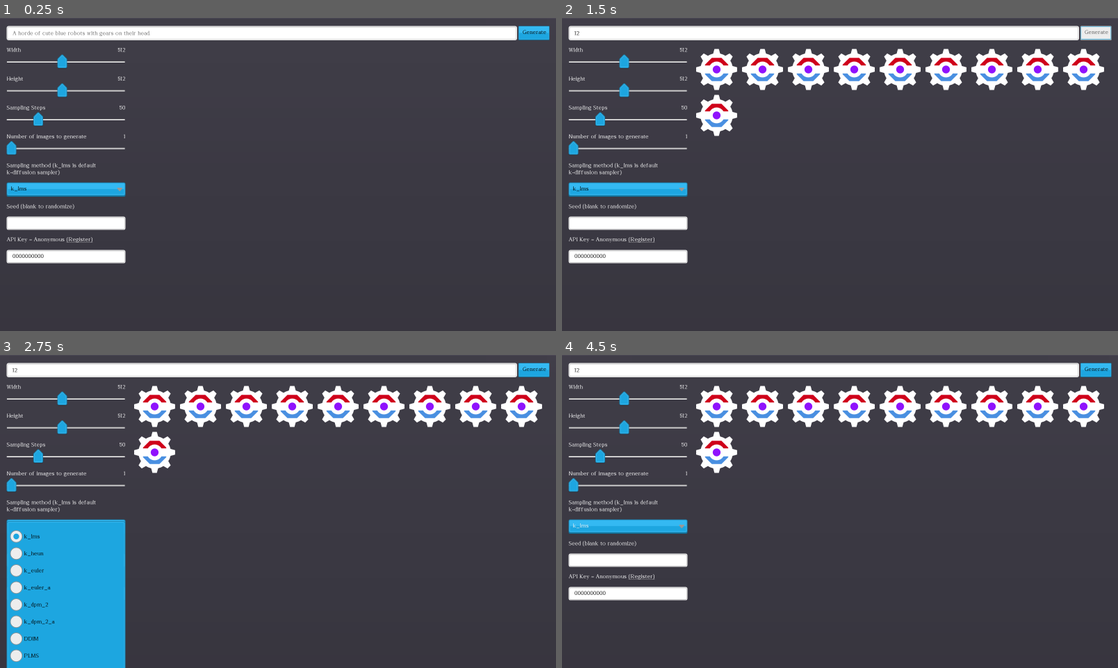
Above: before the commit, frames 1-4 (two rows, left to right).
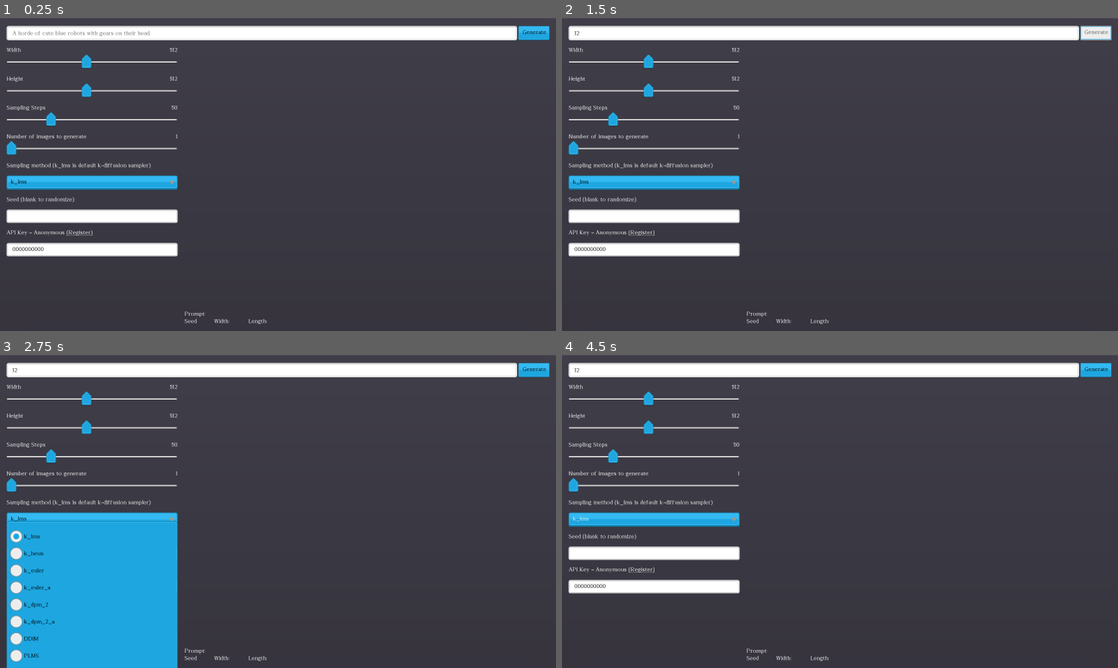
Above: after the commit, the same moments.

Repository: Haidra-Org/Lucid-Creations
Game: Godot game, scene res://StableHordeClient.tscn
Same seed, same stepped clock (60 frames per second), same inputs: the game is played once before the commit and once after it.
Inputs (mouse positions are in pixels of both pictures, inside the frame that each line leads up to):
- Up to frame 1 (0.25 s): no input
- Up to frame 2 (1.5 s): click (823, 33) at 0.52 s; type "12" at 0.6 s; click "Generate" at 1.25 s
- Up to frame 3 (2.75 s): click "k_lms" at 2 s
- Up to frame 4 (4.5 s): click "Generate" at 2.75 s; click "k_lms" at 3.5 s; click "Generate" at 4.25 s

The runs differ from the first frame. In frame 1, 6.0% of the frame differs, in the area x 1-48%, y 9-98%; in frame 2, 12%; in frame 3, 12%, in the area x 1-98%, y 9-100%; in frame 4, 12%.
Error after the commit: Invalid operands 'String' and 'Nil' in operator '+'. (res://addons/stable_horde_client/stable_horde_client.gd:80)

Commit message:
large preview

Diff:
--- /dev/null
+++ b/GridTextureRect.gd
@@ -0,0 +1,34 @@
+class_name GridTextureRect
+extends TextureRect
+
+signal left_mouse_mouse_clicked
+signal right_mouse_mouse_clicked
+onready var highlight := $"%Highlight"
+
+func _init():
+	rect_min_size = Vector2(128,128)
+	expand = true
+	stretch_mode = TextureRect.STRETCH_KEEP_ASPECT_CENTERED
+
+func _ready():
+	# warning-ignore:return_value_discarded
+	connect("gui_input",self, "_on_gui_input")
+
+func clear_highlight() -> void:
+	highlight.hide()
+
+func _on_gui_input(event) -> void:
+	if event is InputEventMouseButton and event.is_pressed():
+		if event.get_button_index() == 1:
+			emit_signal("left_mouse_mouse_clicked")
+			if not highlight.visible:
+				highlight.show()
+			else:
+				clear_highlight()
+		if event.get_button_index() == 2:
+			clear_highlight()
+			emit_signal("right_mouse_mouse_clicked")
+
+func is_highlighted() -> bool:
+	print_debug(highlight.visible)
+	return(highlight.visible)
--- /dev/null
+++ b/GridTextureRect.tscn
@@ -0,0 +1,26 @@
+[gd_scene load_steps=3 format=2]
+
+[ext_resource path="res://GridTextureRect.gd" type="Script" id=1]
+
+[sub_resource type="StyleBoxFlat" id=1]
+draw_center = false
+border_width_left = 4
+border_width_top = 4
+border_width_right = 4
+border_width_bottom = 4
+border_color = Color( 1, 0.717647, 0, 1 )
+
+[node name="GridTextureRect" type="TextureRect"]
+margin_left = 2.0
+margin_top = 2.0
+margin_right = 1598.0
+margin_bottom = 898.0
+script = ExtResource( 1 )
+
+[node name="Highlight" type="PanelContainer" parent="."]
+unique_name_in_owner = true
+visible = false
+anchor_right = 1.0
+anchor_bottom = 1.0
+mouse_filter = 2
+custom_styles/panel = SubResource( 1 )
--- a/StableHordeClient.gd
+++ b/StableHordeClient.gd
@@ -1,5 +1,6 @@
 extends TabContainer
 
+const GRID_TEXTURE_RECT = preload("res://GridTextureRect.tscn")
 onready var stable_horde_client := $"%StableHordeClient"
 onready var grid := $"%Grid"
 onready var line_edit := $"%PromptLine"
@@ -14,16 +15,25 @@
 onready var api_key := $"%APIKey"
 onready var api_key_label := $"%APIKeyLabel"
 onready var grid_scroll = $"%GridScroll"
+onready var display_focus = $"%DisplayFocus"
+onready var image_seed = $"%ImageSeed"
+onready var image_width = $"%ImageWidth"
+onready var image_length = $"%ImageLength"
+onready var image_prompt = $"%ImagePrompt"
+onready var image_info = $"%ImageInfo"
 
+var grid_textures_size := 128
 
 func _ready():
+	# warning-ignore:return_value_discarded
 	stable_horde_client.connect("images_generated",self, "_on_images_generated")
+	# warning-ignore:return_value_discarded
 	generate_button.connect("pressed",self,"_on_GenerateButton_pressed")
 	if globals.config.has_section("Parameters"):
 		for key in globals.config.get_section_keys("Parameters"):
 			# Fetch the data for each section.
 			stable_horde_client.set(key, globals.config.get_value("Parameters", key))
-		stable_horde_client.set("sampler_method", globals.config.get_value("Parameters", "sampler_method"))
+		stable_horde_client.set("sampler_name", globals.config.get_value("Parameters", "sampler_name"))
 	for slider_config in [width,height,config_slider,amount]:
 		slider_config.set_value(stable_horde_client.get(slider_config.config_setting))
 	var sampler_method_id = stable_horde_client.get_sampler_method_id()
@@ -35,8 +45,8 @@
 	_on_viewport_resized()
 
 func _on_GenerateButton_pressed():
-	_on_images_generated(_get_test_images())
-	return
+#	_on_images_generated(_get_test_images())
+#	return
 	for slider_config in [width,height,config_slider,amount]:
 		stable_horde_client.set(slider_config.config_setting, slider_config.h_slider.value)
 		globals.set_setting(slider_config.config_setting, slider_config.h_slider.value)
@@ -46,25 +56,44 @@
 	stable_horde_client.set("api_key", api_key.text)
 	globals.set_setting("api_key", api_key.text)
 	stable_horde_client.generate(line_edit.text)
+	close_focus()
 	for child in grid.get_children():
 		child.queue_free()
 
 func _on_images_generated(textures_list):
 	for texture in textures_list:
-		var tr = TextureRect.new()
-		tr.rect_min_size = Vector2(128,128)
-		tr.expand = true
-		tr.stretch_mode = TextureRect.STRETCH_KEEP_ASPECT_CENTERED
+		var tr := GRID_TEXTURE_RECT.instance()
 		tr.texture = texture
+		# warning-ignore:return_value_discarded
+		tr.connect("left_mouse_mouse_clicked", self, "_on_grid_texture_left_clicked", [tr])
+#		tr.connect("right_mouse_mouse_clicked", self, "_on_grid_texture_right_clicked", [tr])
 		grid.add_child(tr)
 
 func _on_viewport_resized() -> void:
+	if not display_focus.visible:
+		_sets_size_without_display_focus()
+	else:
+		_sets_size_with_display_focus()
+
+
+func _sets_size_without_display_focus() -> void:
+	grid_scroll.size_flags_vertical = SIZE_EXPAND_FILL
 	grid_scroll.rect_min_size.x = (get_viewport().size.x - 200) * 0.75
-	grid_scroll.rect_min_size.y = get_viewport().size.y - 20
-#	var grid_min_size = get_grid_min_size()
-#	for tr in grid.get_children():
-#		tr.rect_min_size = grid_min_size
-#		tr.rect_size = grid_min_size
+	grid_scroll.rect_size.x = grid_scroll.rect_min_size.x
+#	grid_scroll.rect_min_size.y = get_viewport().size.y - image_info.rect_size.y - 100
+	grid_scroll.rect_min_size.y = 0
+	for tr in grid.get_children():
+		tr.rect_min_size = Vector2(128,128)
+	grid.columns = int(grid_scroll.rect_min_size.x / 128)
+
+func _sets_size_with_display_focus() -> void:
+	grid_scroll.size_flags_vertical = SIZE_FILL
+	grid_scroll.rect_min_size.x = (get_viewport().size.x - 200) * 0.75
+	grid_scroll.rect_size.x = grid_scroll.rect_min_size.x
+	grid_scroll.rect_min_size.y = 64
+	for tr in grid.get_children():
+		tr.rect_min_size = Vector2(64,64)
+	grid.columns = int(grid_scroll.rect_min_size.x / 64)
 
 func get_grid_min_size() -> Vector2:
 	var tr_min_size = Vector2(stable_horde_client.width,stable_horde_client.height)
@@ -78,6 +107,7 @@
 func _on_APIKeyLabel_meta_clicked(meta):
 	match meta:
 		"register":
+			# warning-ignore:return_value_discarded
 			OS.shell_open("https://stablehorde.net/register")
 		"anonymous":
 			api_key.text = "0000000000"
@@ -90,12 +120,41 @@
 	else:
 		api_key_label.bbcode_text = "API Key [url=anonymous](Anonymize?)[/url]"
 
-func _get_test_images(amount = 10) -> Array:
+func _get_test_images(n = 10) -> Array:
 	var test_array := []
-	for iter in range(amount):
+	for iter in range(n):
 		var new_seed = str(rand_seed(iter)[0])
 		var new_texture := AIImageTexture.new('Test', new_seed, 'Test', 0)
 		var tex := preload("res://icon.png")
 		new_texture.create_from_image(tex.get_data())
 		test_array.append(new_texture)
 	return(test_array)
+
+func focus_on_image(imagetex: AIImageTexture) -> void:
+	_sets_size_with_display_focus()
+	display_focus.texture = imagetex
+	display_focus.show()
+	_fill_in_details(imagetex)
+
+func close_focus() -> void:
+	_sets_size_without_display_focus()
+	display_focus.hide()
+
+func _on_grid_texture_left_clicked(tr: GridTextureRect) -> void:
+	if tr.is_highlighted():
+		close_focus()
+		return
+	focus_on_image(tr.texture)
+	clear_all_highlights_except(tr)
+
+func clear_all_highlights_except(exception:GridTextureRect = null) -> void:
+	for tr in grid.get_children():
+		if tr != exception:
+			tr.clear_highlight()
+			print(tr)
+
+func _fill_in_details(imagetex: AIImageTexture) -> void:
+	image_prompt.text = "Prompt: " + imagetex.prompt
+	image_seed.text = "Seed: " + imagetex.gen_seed
+	image_width.text = "Width: " + str(imagetex.get_width())
+	image_length.text = "Height: " + str(imagetex.get_height())
--- a/StableHordeClient.tscn
+++ b/StableHordeClient.tscn
@@ -143,44 +143,61 @@
 margin_left = 362.0
 margin_right = 1562.0
 margin_bottom = 797.0
-rect_min_size = Vector2( 1200, 0 )
+
+[node name="DisplayFocus" type="TextureRect" parent="MC/VBoxContainer/MainArea/Display"]
+unique_name_in_owner = true
+visible = false
+margin_right = 1200.0
+margin_bottom = 151.0
+size_flags_vertical = 3
+expand = true
+stretch_mode = 4
 
 [node name="GridScroll" type="ScrollContainer" parent="MC/VBoxContainer/MainArea/Display"]
 unique_name_in_owner = true
 margin_right = 1200.0
+margin_bottom = 755.0
+rect_min_size = Vector2( 1200, 600 )
+size_flags_vertical = 3
 
 [node name="Grid" type="GridContainer" parent="MC/VBoxContainer/MainArea/Display/GridScroll"]
 unique_name_in_owner = true
 margin_right = 1200.0
+margin_bottom = 755.0
 size_flags_horizontal = 3
 size_flags_vertical = 3
 columns = 9
 
 [node name="ImagePrompt" type="Label" parent="MC/VBoxContainer/MainArea/Display"]
-margin_top = 4.0
-margin_right = 1200.0
-margin_bottom = 21.0
+unique_name_in_owner = true
+margin_top = 759.0
+margin_right = 1200.0
+margin_bottom = 776.0
 text = "Prompt:"
 autowrap = true
 
 [node name="ImageInfo" type="HBoxContainer" parent="MC/VBoxContainer/MainArea/Display"]
-margin_top = 25.0
-margin_right = 1200.0
-margin_bottom = 42.0
+unique_name_in_owner = true
+margin_top = 780.0
+margin_right = 1200.0
+margin_bottom = 797.0
 custom_constants/separation = 50
 
 [node name="ImageSeed" type="Label" parent="MC/VBoxContainer/MainArea/Display/ImageInfo"]
+unique_name_in_owner = true
 margin_right = 35.0
 margin_bottom = 17.0
 text = "Seed"
 
 [node name="ImageWidth" type="Label" parent="MC/VBoxContainer/MainArea/Display/ImageInfo"]
+unique_name_in_owner = true
 margin_left = 85.0
 margin_right = 134.0
 margin_bottom = 17.0
 text = "Width: "
 
 [node name="ImageLength" type="Label" parent="MC/VBoxContainer/MainArea/Display/ImageInfo"]
+unique_name_in_owner = true
 margin_left = 184.0
 margin_right = 238.0
 margin_bottom = 17.0
--- a/project.godot
+++ b/project.godot
@@ -14,6 +14,11 @@
 "language": "GDScript",
 "path": "res://addons/stable_horde_client/AIImageTexture.gd"
 }, {
+"base": "TextureRect",
+"class": "GridTextureRect",
+"language": "GDScript",
+"path": "res://GridTextureRect.gd"
+}, {
 "base": "HTTPRequest",
 "class": "StableHordeClient",
 "language": "GDScript",
@@ -21,6 +26,7 @@
 } ]
 _global_script_class_icons={
 "AIImageTexture": "",
+"GridTextureRect": "",
 "StableHordeClient": ""
 }
 
